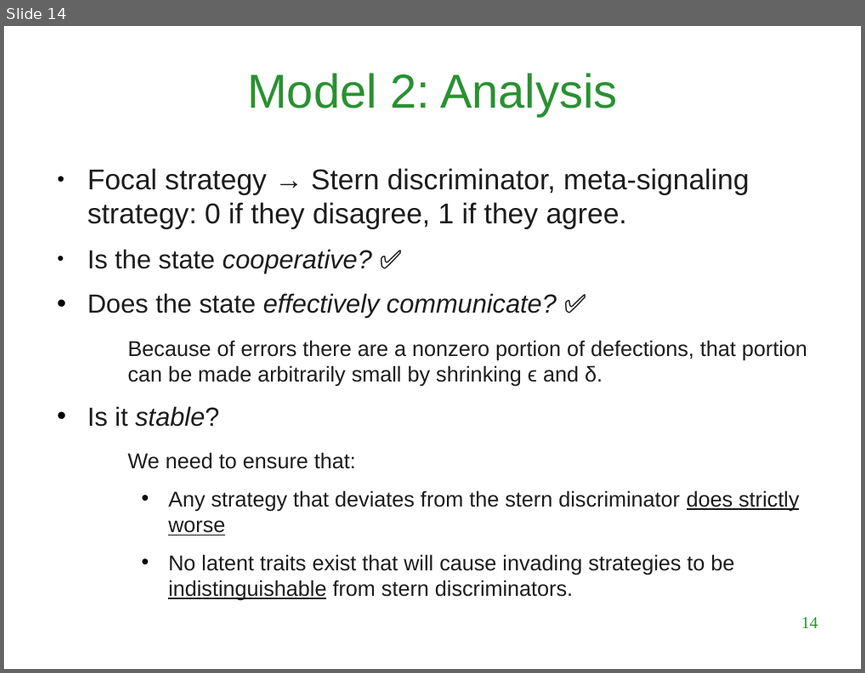
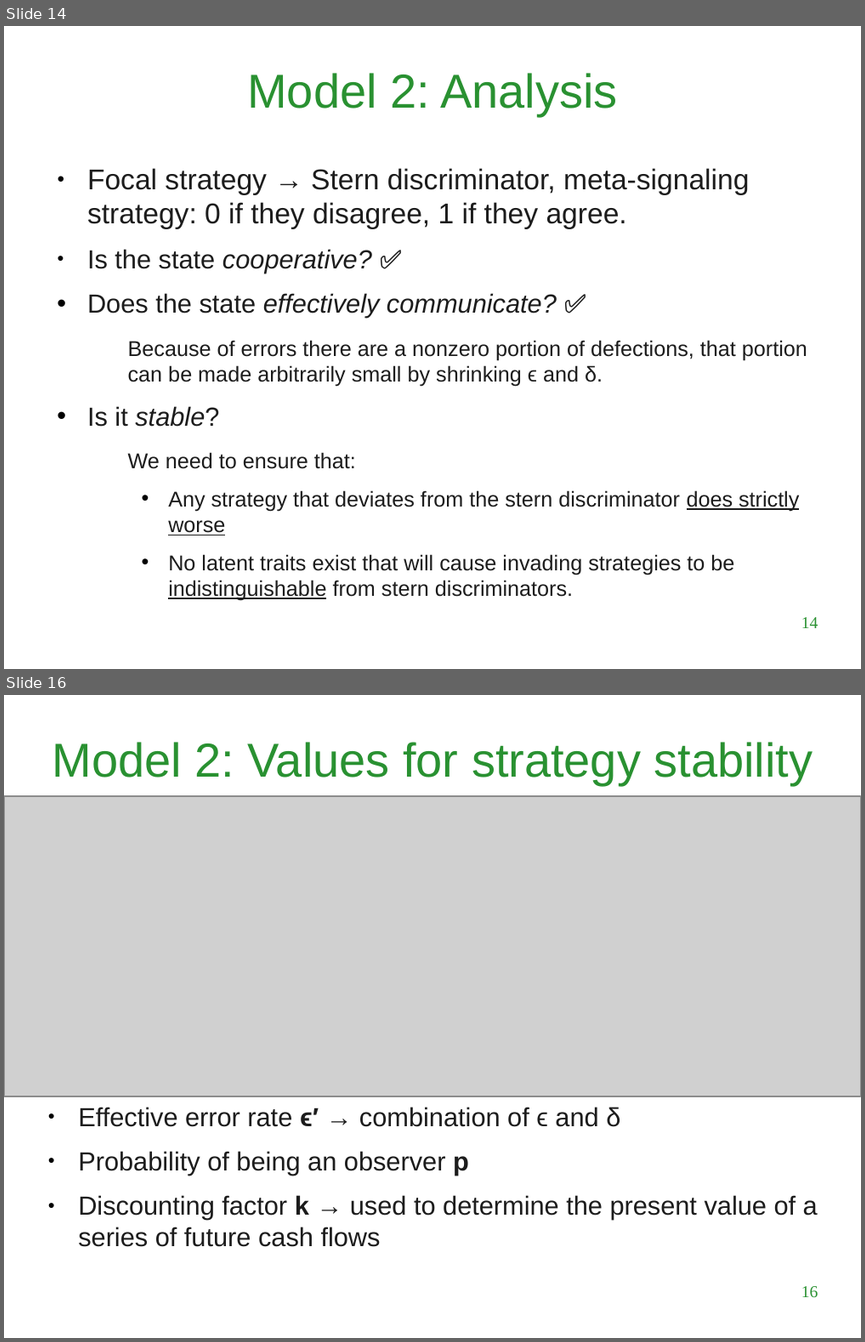
Before and after one commit to LuigiBrosNin/UNI, a slide deck: Master first year/Complex systems and network science/Tit_for_tatting_presentation.odp. Shown one above the other, each under a label of ours: slide 14 before the commit, slides 14 and 16 after it; the slides between them are not shown. The pictures are 865x673 and 865x1342 pixels, drawn with LibreOffice and Linux fonts; fonts in the diff are those of the drawing; grey boxes stand for pictures; background and template pictures are left out. Boxes give left, top, right and bottom in pixels: in the first picture for what was removed or moved away, otherwise in the second. Text is boxed around its words. In the diff, an @@ line names an element or a change of style, - is before the commit and + after.

```diff
--- a/Master first year/Complex systems and network science/Tit_for_tatting_presentation.odp
+++ b/Master first year/Complex systems and network science/Tit_for_tatting_presentation.odp
@@ slide 16 added at box(4, 695, 861, 1338), background #FFFFFF @@
@@ title added at box(52, 742, 813, 785), 40 pt, text #299131 @@
+Model 2: Values for strategy stability
@@ picture added at box(4, 796, 861, 1096) @@
@@ text added at box(78, 1106, 817, 1247), 22 pt, text #1C1C1C @@
+● Effective error rate ϵ′ → combination of ϵ and δ
+● Probability of being an observer p
+● Discounting factor k → used to determine the present value of a series of future cash flows
@@ page number added at box(801, 1286, 818, 1297), 14 pt, text #299131 @@
+16
```
Also in this commit, not shown: 5 slides changed, 2 other slides added, 1 other file.
